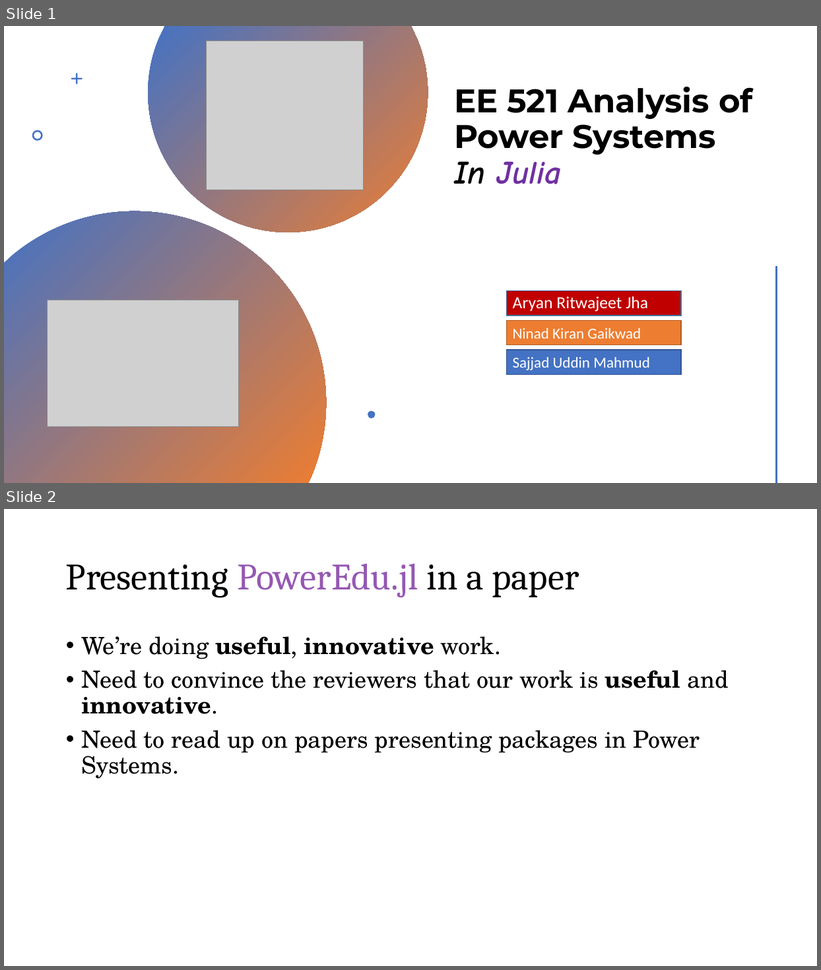
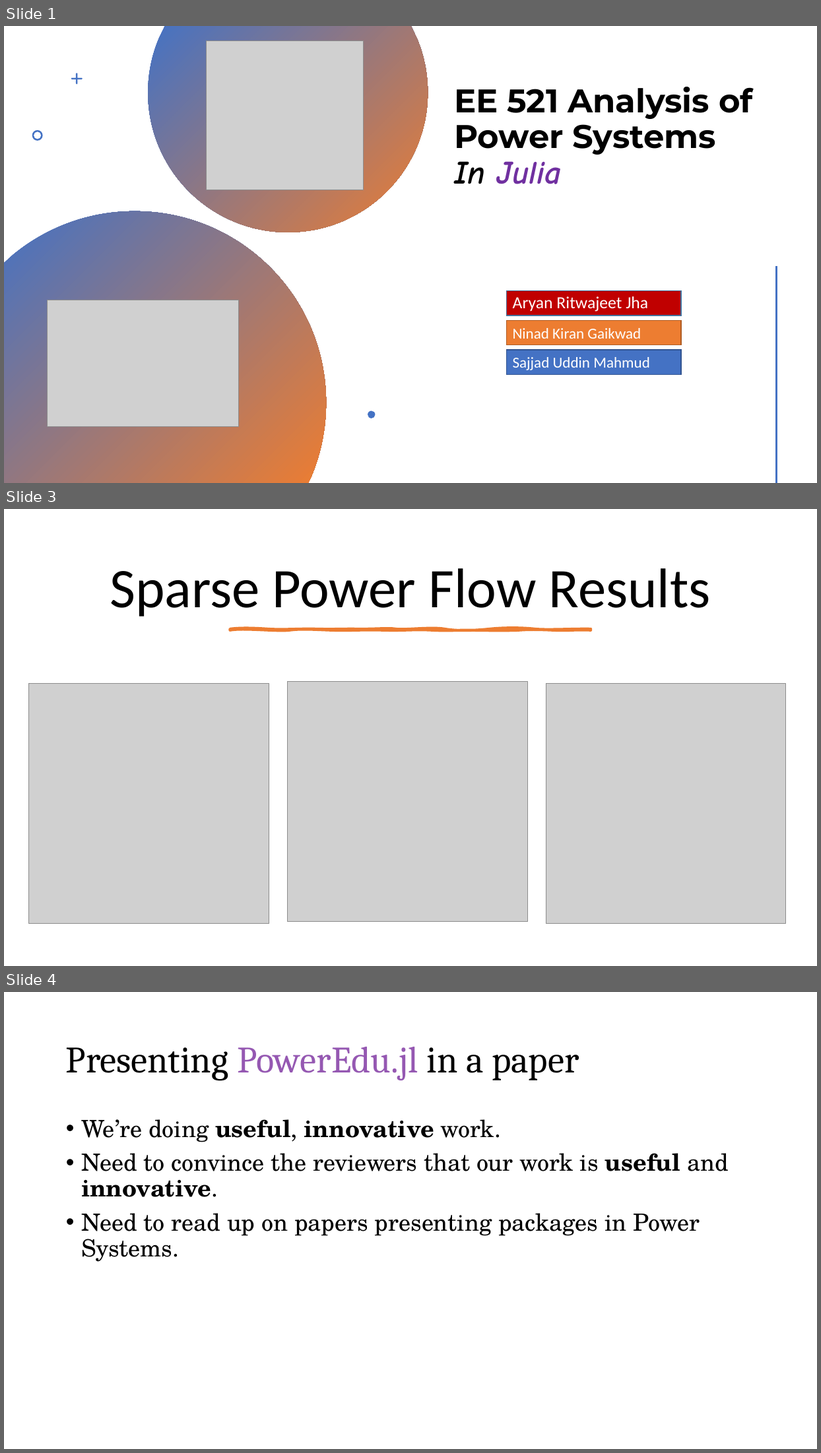
Before and after one commit to Realife-Brahmin/OriginalDocsHub-WSU-OneDrive, a slide deck: ee521_julia_plan.pptx. Shown one above the other, each under a label of ours: slides 1 and 2 before the commit, slides 1, 3 and 4 after it; the slides between them are not shown. The pictures are 821x970 and 821x1453 pixels, drawn with LibreOffice and Linux fonts; fonts in the diff are those of the drawing; grey boxes stand for pictures. Boxes give left, top, right and bottom in pixels: in the first picture for what was removed or moved away, otherwise in the second. Text is boxed around its words. In the diff, an @@ line names an element or a change of style, - is before the commit and + after.

```diff
--- a/ee521_julia_plan.pptx
+++ b/ee521_julia_plan.pptx
@@ slide 3 added at (x1=4, y1=509, x2=817, y2=966), background #FFFFFF @@
@@ title added at (x1=110, y1=568, x2=711, y2=617), 66 pt, text #000000 @@
+Sparse Power Flow Results
@@ freeform shape added at (x1=230, y1=629, x2=591, y2=630), fill #ED7D31, outline #ED7D31 3.25 pt @@
@@ picture added at (x1=29, y1=684, x2=269, y2=924) @@
@@ picture added at (x1=288, y1=682, x2=528, y2=922) @@
@@ picture added at (x1=547, y1=684, x2=787, y2=924) @@
@@ what was slide 2 is now slide 4 @@
```
Also in this commit, not shown: 1 other slide added.
